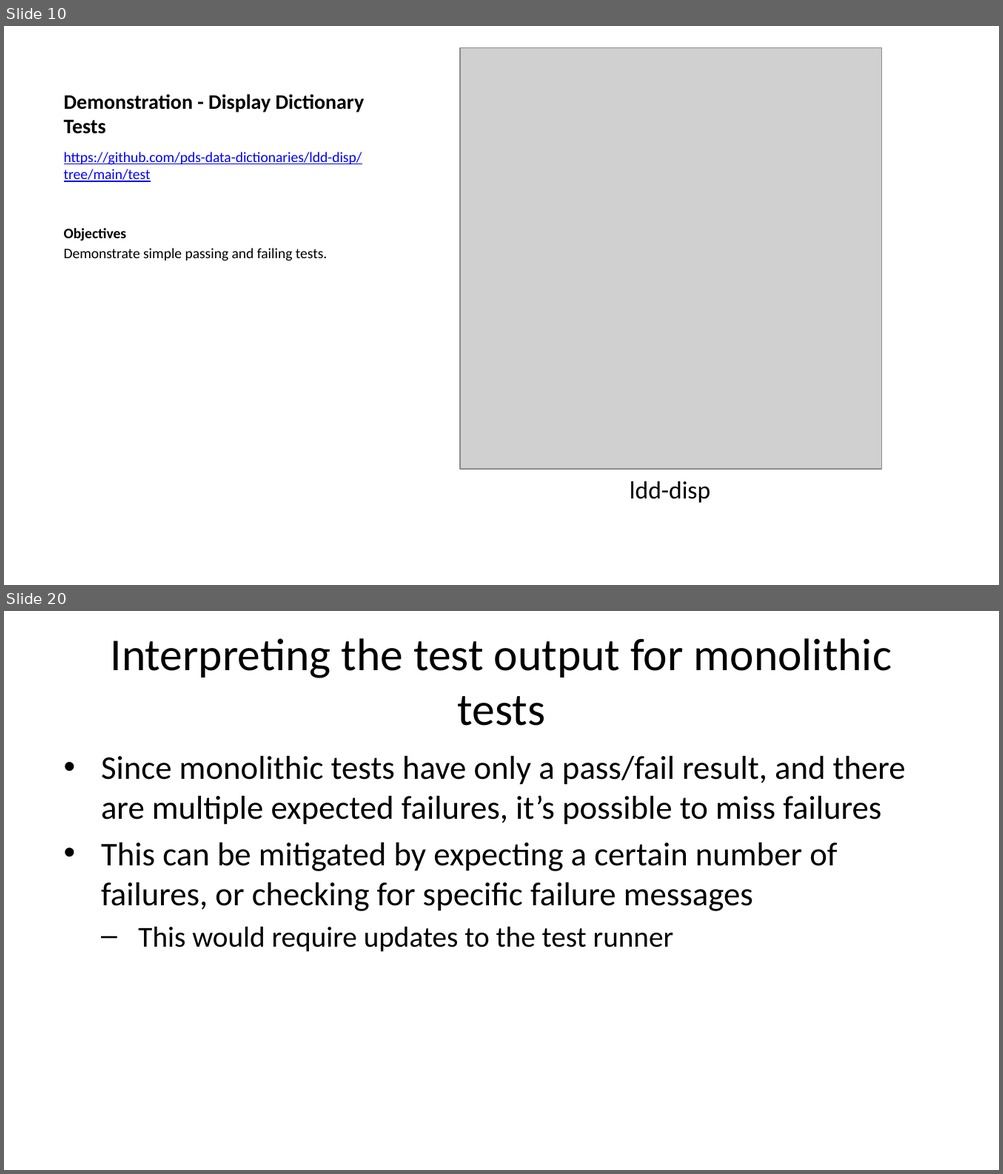
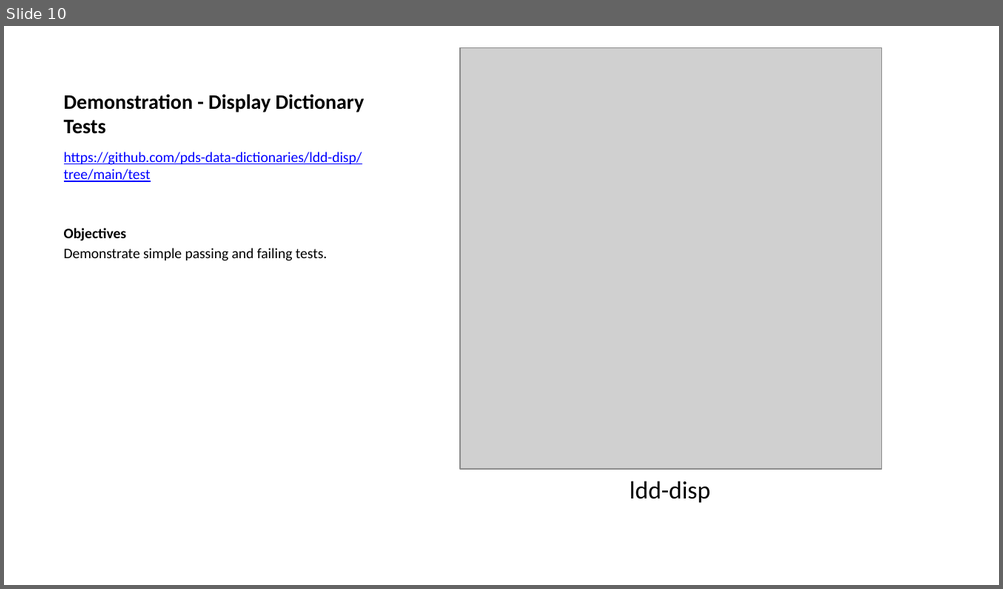
Before and after one commit to sbn-psi/dmsp, a slide deck: LDDTesting/stone-LDDTestingOverview.pptx. Shown one above the other, each under a label of ours: slides 10 and 20 before the commit, slide 10 after it; the slides between them are not shown. The pictures are 1003x1174 and 1003x589 pixels, drawn with LibreOffice and Linux fonts; fonts in the diff are those of the drawing; grey boxes stand for pictures. Boxes give left, top, right and bottom in pixels: in the first picture for what was removed or moved away, otherwise in the second. Text is boxed around its words. In the diff, an @@ line names an element or a change of style, - is before the commit and + after.

```diff
--- a/LDDTesting/stone-LDDTestingOverview.pptx
+++ b/LDDTesting/stone-LDDTestingOverview.pptx
@@ slide 20 removed at <box>4,611,999,1170</box>, background #FFFFFF @@
@@ title removed at <box>111,638,891,726</box> @@
-Interpreting the test output for monolithic tests
@@ text removed at <box>101,756,905,952</box> @@
-• Since monolithic tests have only a pass/fail result, and there are multiple expected failures, it’s possible to miss failures
-• This can be mitigated by expecting a certain number of failures, or checking for specific failure messages
-  – This would require updates to the test runner
```
Also in this commit, not shown: 15 other slides removed, 4 other files.
